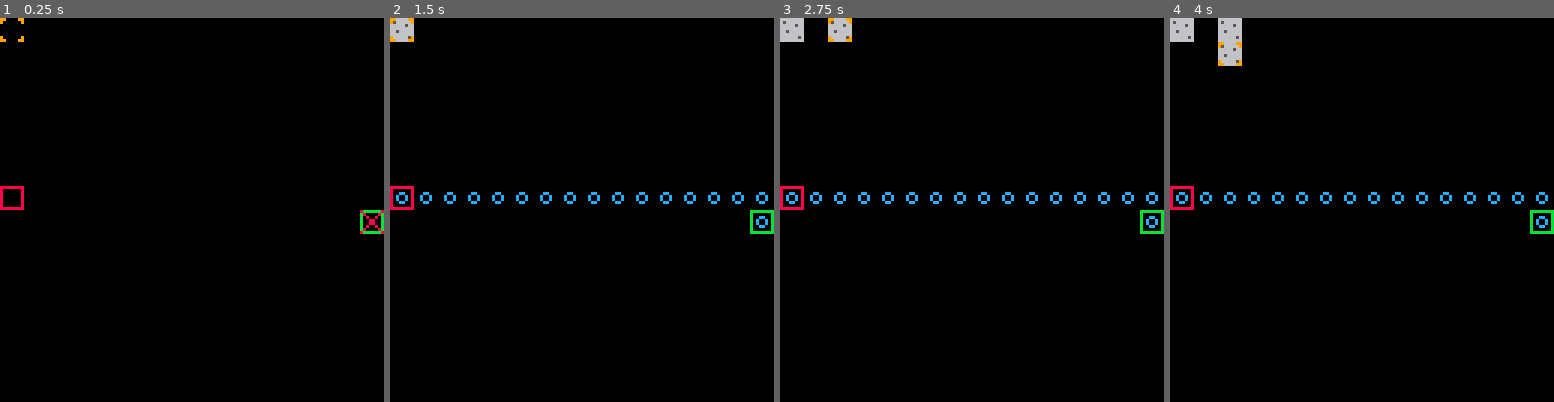
Above: before the commit, frames 1-4 (left to right).
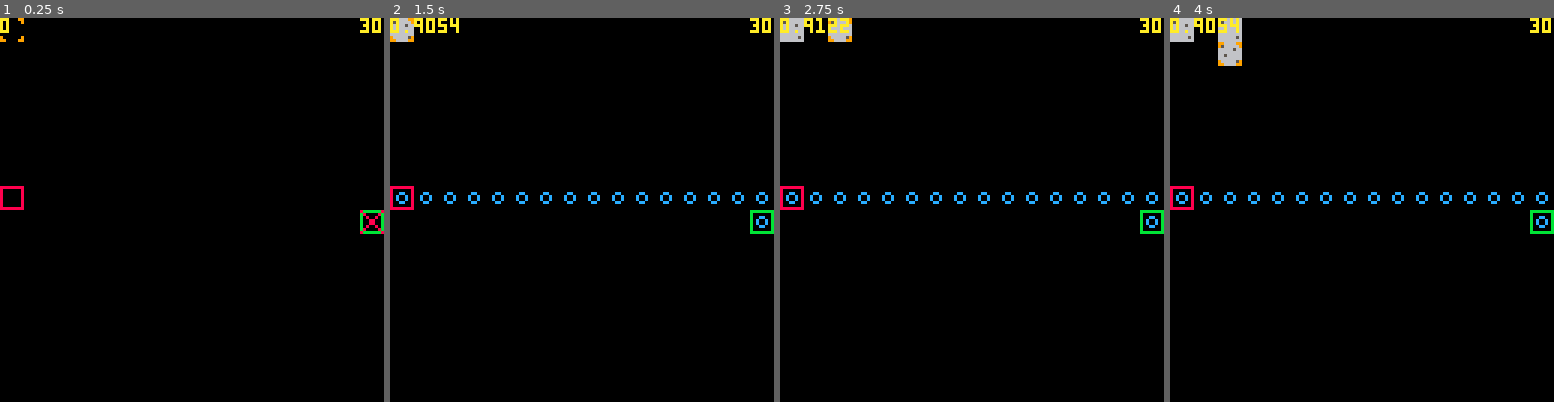
Above: after the commit, the same moments.

Repository: langchr86/pico-bubble-towers
Game: PICO-8 cartridge pico-proto.p8
Two runs of this game, one before a commit and one after it. Both use one fixed random seed, a clock stepped at 60 frames per second and the inputs below.
Inputs:
- Up to frame 1 (0.25 s): no input
- Up to frame 2 (1.5 s): tap X (X key) at 0.33, 1.07 s; tap O (Z key) at 0.7 s
- Up to frame 3 (2.75 s): hold Right 1.6-2.1 s; tap O (Z key) at 1.7, 2.1, 2.5 s; tap X (X key) at 1.85 s; hold Up 2.15-2.42 s; hold Right from 2.47 s (still down)
- Up to frame 4 (4 s): tap O (Z key) at 2.9, 3.3, 3.7 s; tap X (X key) at 2.97 s; release Right at 3.03 s; hold Left 3.08-3.58 s; hold Down 3.63-3.97 s

The runs differ from the first frame. In frame 1, 0.2% of the frame differs, in the area x 0-100%, y 0-4%; in frame 2, 0.5%; in frame 3, 0.5%; in frame 4, 0.5%.

Commit message:
add fps and algo benchmark counters

Diff:
--- a/pico-proto.lua
+++ b/pico-proto.lua
@@ -21,7 +21,7 @@
 object_map = {}
 path = false
 
-btn_up = false
+sw_algo = 0
 
 function _update()
   if btnp(⬆️) then
@@ -80,7 +80,9 @@
       return true
     end
 
+    sw_algo = stat(1)
     path = module:find(max_x, max_y, start, goal, is_coord_reachable)
+    sw_algo = stat(1) - sw_algo
   end
 end
 
@@ -104,6 +106,11 @@
       spr(5, x, y)
     end
   end
+
+  fps = stat(7)
+  print(fps, 120, 0, 10)
+  print(sw_algo, 0, 0, 10)
+
   --map()
   --pset(b1.x, b1.y, 12)
   --spr(2, b1.x, b1.y)
